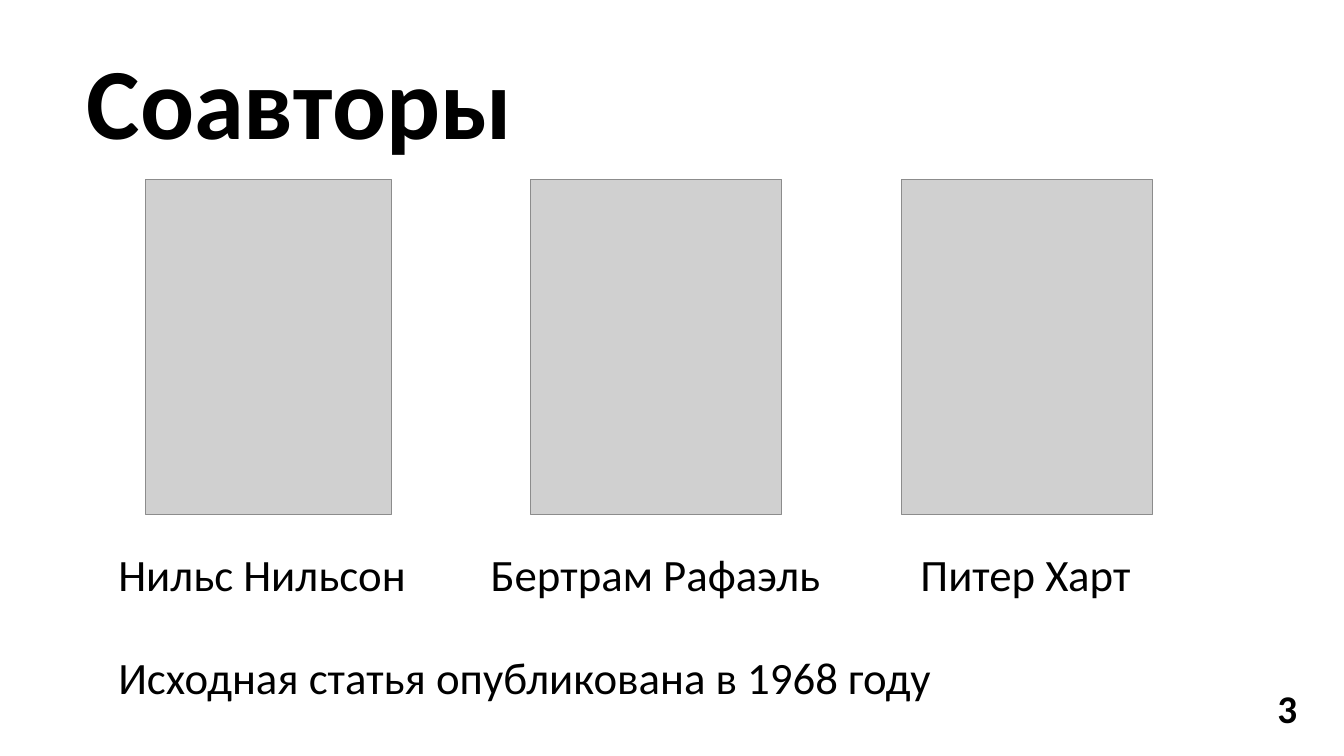
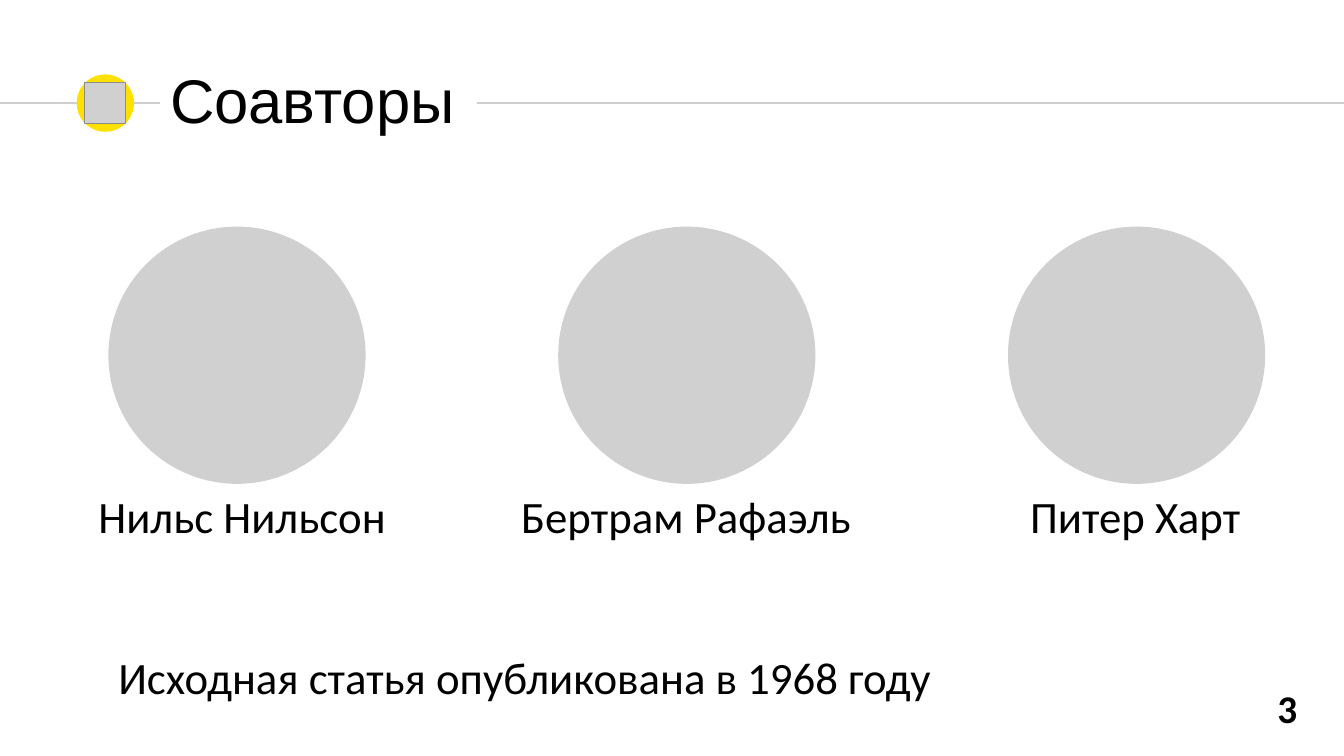
Before and after one commit to donsko1/Algorythm-A-star, a slide deck: slide 3 of Алгоритм А.pptx. Drawn at 1344x756 pixels with LibreOffice and Linux fonts; fonts in the diff are those of the drawing; grey boxes stand for pictures. Boxes give left, top, right and bottom in pixels: in the first picture for what was removed or moved away, otherwise in the second. Text is boxed around its words. In the diff, an @@ line names an element or a change of style, - is before the commit and + after.

```diff
--- a/Алгоритм А.pptx
+++ b/Алгоритм А.pptx
@@ text "Соавторы": place and size @@
-text "Соавторы" at <box>87,73,512,155</box>
+text "Соавторы" at <box>170,80,455,134</box>
@@ text "Соавторы" at <box>170,80,455,134</box>: size 72 to 44 pt, font Calibri to Arial, bold off @@
@@ group added at <box>0,75,1344,132</box>: 2 lines, 1 ellipse, 1 picture @@
@@ picture removed at <box>901,179,1152,514</box> @@
@@ picture: place and size @@
-picture at <box>146,179,392,514</box>
+picture at <box>109,227,366,484</box>
@@ picture: place and size @@
-picture at <box>530,179,781,514</box>
+picture at <box>559,227,816,484</box>
@@ picture added at <box>1008,227,1265,484</box> @@
@@ text "Нильс Нильсон": place and size @@
-text "Нильс Нильсон" at <box>118,562,405,592</box>
+text "Нильс Нильсон" at <box>98,504,385,534</box>
@@ text "Бертрам Рафаэль": place and size @@
-text "Бертрам Рафаэль" at <box>491,560,820,599</box>
+text "Бертрам Рафаэль" at <box>521,502,851,541</box>
@@ text "Питер Харт": place and size @@
-text "Питер Харт" at <box>920,562,1130,599</box>
+text "Питер Харт" at <box>1030,504,1240,541</box>
```
Also in this commit, not shown: 10 other slides changed, 12 slides added, 3 slides removed, 11 other files.
